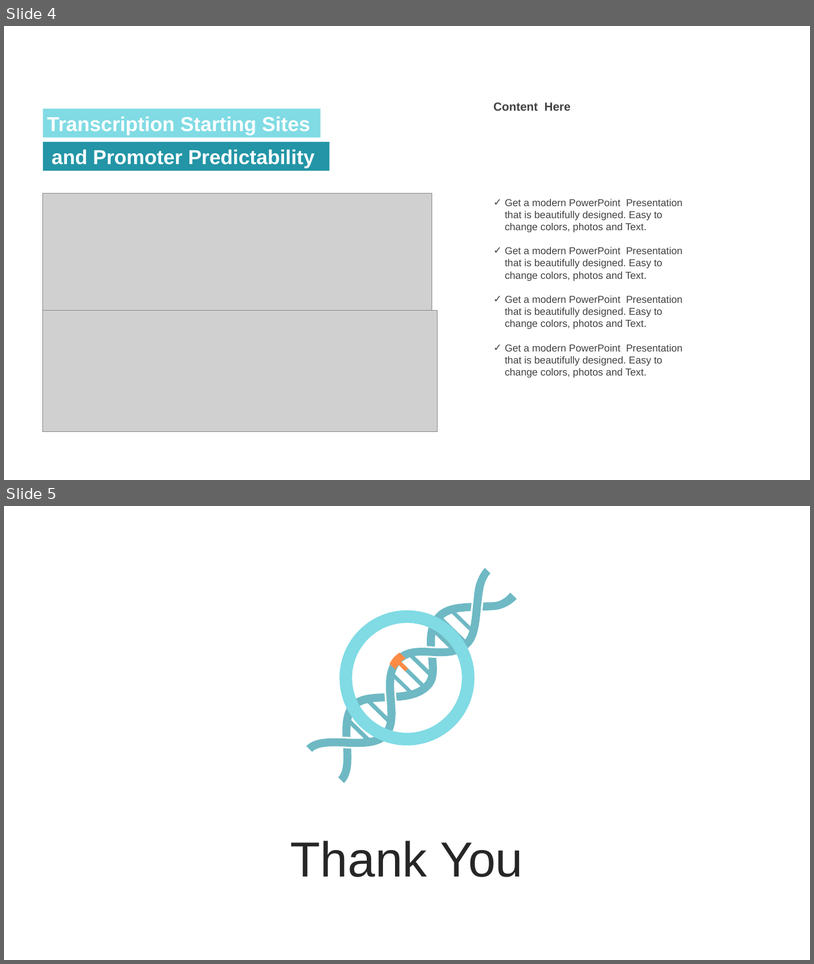
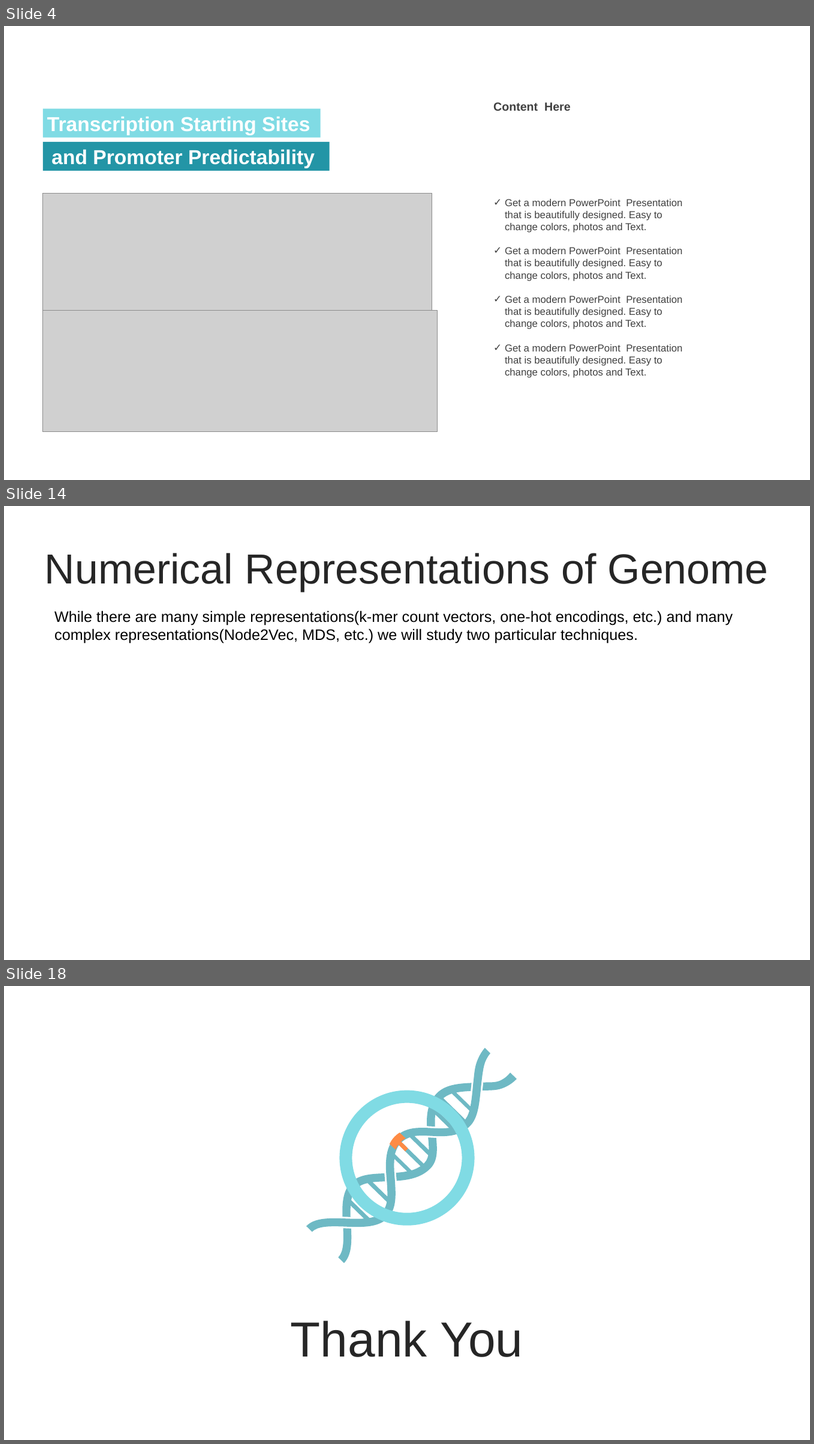
Before and after one commit to jokesire/CSCI4314_FinalProject, a slide deck: Presentation1.pptx. Shown one above the other, each under a label of ours: slides 4 and 5 before the commit, slides 4, 14 and 18 after it; the slides between them are not shown. The pictures are 814x964 and 814x1444 pixels, drawn with LibreOffice and Linux fonts; fonts in the diff are those of the drawing; grey boxes stand for pictures. Boxes give left, top, right and bottom in pixels: in the first picture for what was removed or moved away, otherwise in the second. Text is boxed around its words. In the diff, an @@ line names an element or a change of style, - is before the commit and + after.

```diff
--- a/Presentation1.pptx
+++ b/Presentation1.pptx
@@ slide 14 added at bbox=[4, 506, 810, 960], background #FFFFFF @@
@@ text added at bbox=[45, 553, 769, 592], 50 pt, text #262626 @@
+Numerical Representations of Genome
@@ text added at bbox=[54, 610, 734, 643], 18 pt, text #000000 @@
+While there are many simple representations(k-mer count vectors, one-hot encodings, etc.) and many complex representations(Node2Vec, MDS, etc.) we will study two particular techniques.
@@ what was slide 5 is now slide 18 @@
```
Also in this commit, not shown: 12 other slides added, 7 other files.
